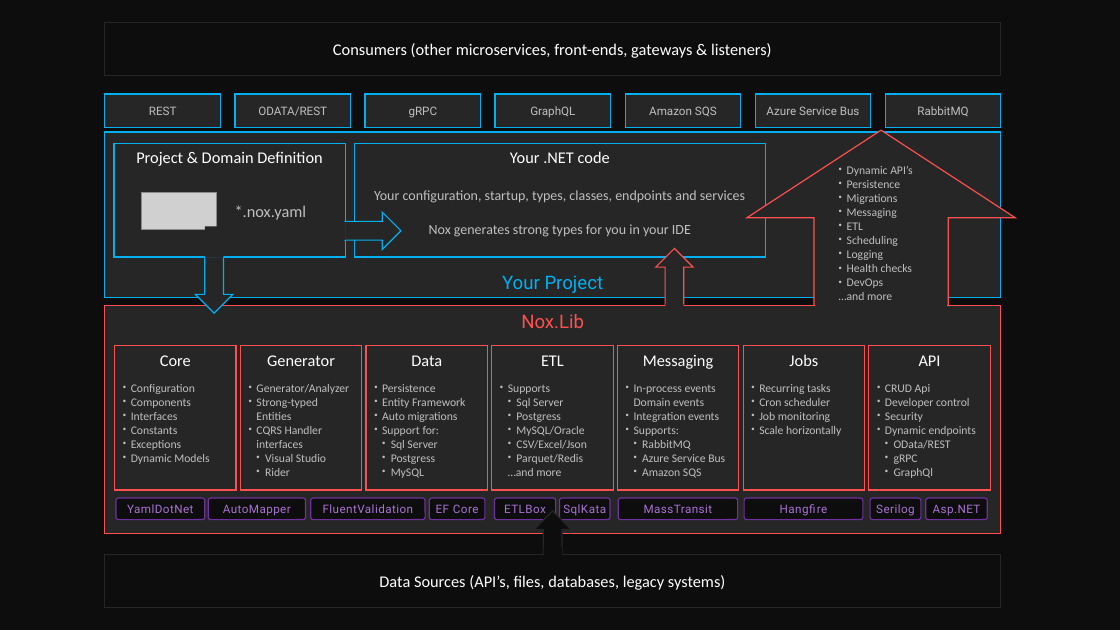
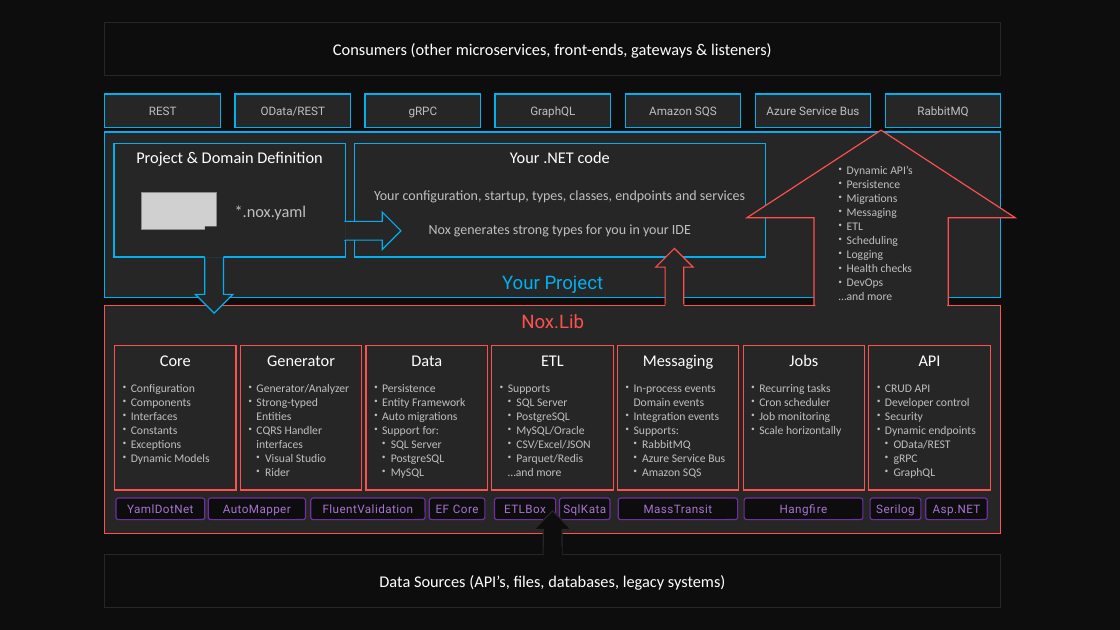
Before and after one commit to NoxOrg/Nox.Lib.V6, a slide deck: slide 2 of docs/images/nox-overview.pptx. Drawn at 1120x630 pixels with LibreOffice and Linux fonts; fonts in the diff are those of the drawing; grey boxes stand for pictures. Boxes give left, top, right and bottom in pixels: in the first picture for what was removed or moved away, otherwise in the second. Text is boxed around its words. In the diff, an @@ line names an element or a change of style, - is before the commit and + after.

```diff
--- a/docs/images/nox-overview.pptx
+++ b/docs/images/nox-overview.pptx
@@ text in rectangle at [261, 106, 325, 116]: text changed @@
-ODATA/REST
+OData/REST
@@ text in rectangle at [885, 384, 931, 392]: text changed @@
-• CRUD Api
+• CRUD API
@@ text in rectangle at [516, 398, 569, 422]: text changed @@
-  • Sql Server
-  • Postgress
+  • SQL Server
+  • PostgreSQL
@@ text in rectangle at [391, 440, 444, 464]: text changed @@
-  • Sql Server
-  • Postgress
+  • SQL Server
+  • PostgreSQL
@@ text in rectangle at [516, 440, 590, 449]: text changed @@
-  • CSV/Excel/Json
+  • CSV/Excel/JSON
```
Also in this commit, not shown: 1 slide added, 1 slide removed, 5 other files.
